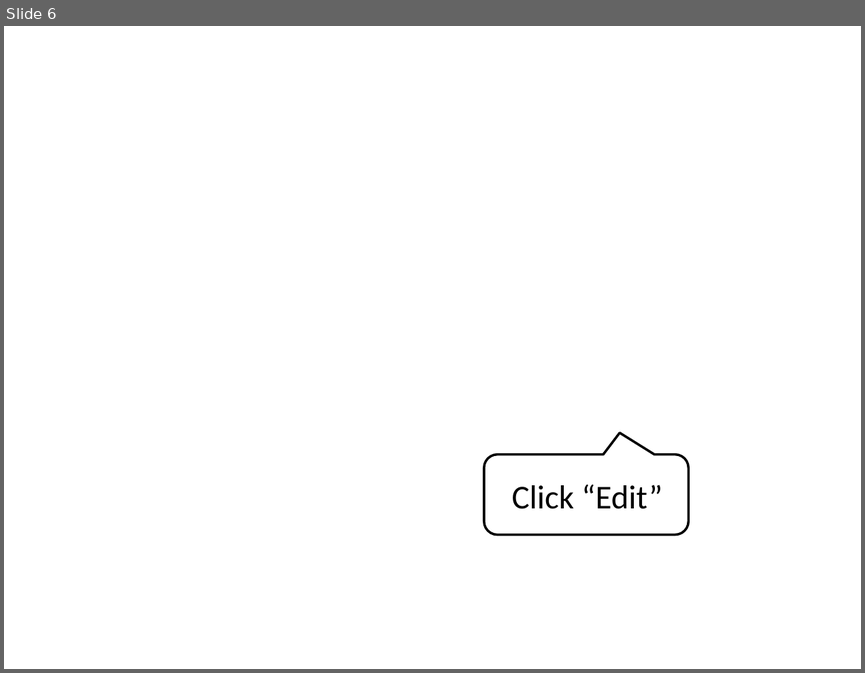
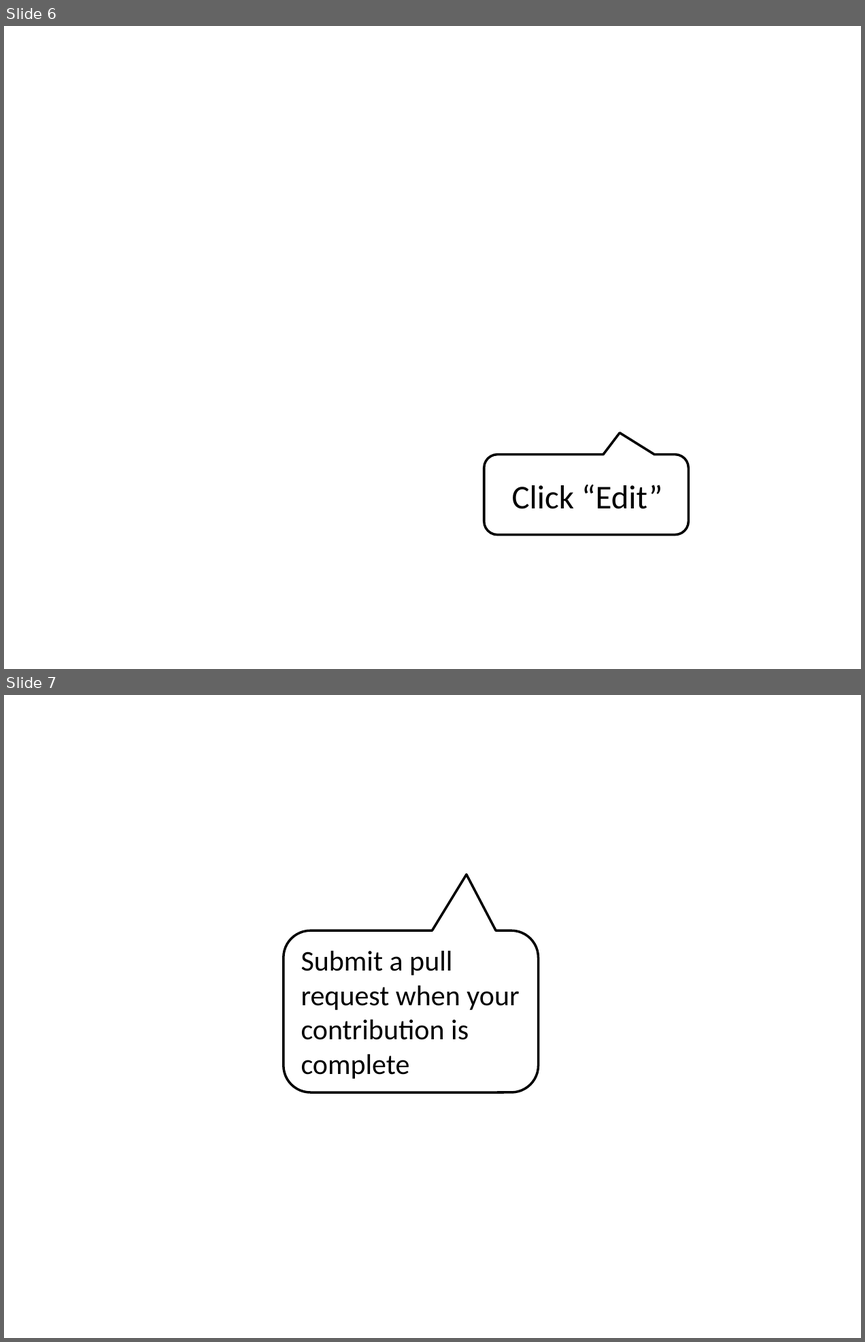
Before and after one commit to oreillymedia/97-things-every-agile-developer-should-know, a slide deck: images/tutorial_images.pptx. Shown one above the other, each under a label of ours: slide 6 before the commit, slides 6 and 7 after it. The pictures are 865x673 and 865x1342 pixels, drawn with LibreOffice and Linux fonts; fonts in the diff are those of the drawing; background and template pictures are left out. Boxes give left, top, right and bottom in pixels: in the first picture for what was removed or moved away, otherwise in the second. Text is boxed around its words. In the diff, an @@ line names an element or a change of style, - is before the commit and + after.

```diff
--- a/images/tutorial_images.pptx
+++ b/images/tutorial_images.pptx
@@ slide 7 added at [4, 695, 861, 1338], background picture (left out) @@
@@ rounded speech box added at [283, 930, 538, 1093], fill #FFFFFF, outline #000000 2 pt @@
@@ text added at [301, 950, 519, 1079], 24 pt, text #000000 @@
+Submit a pull request when your contribution is complete
```
Also in this commit, not shown: 5 other files.
